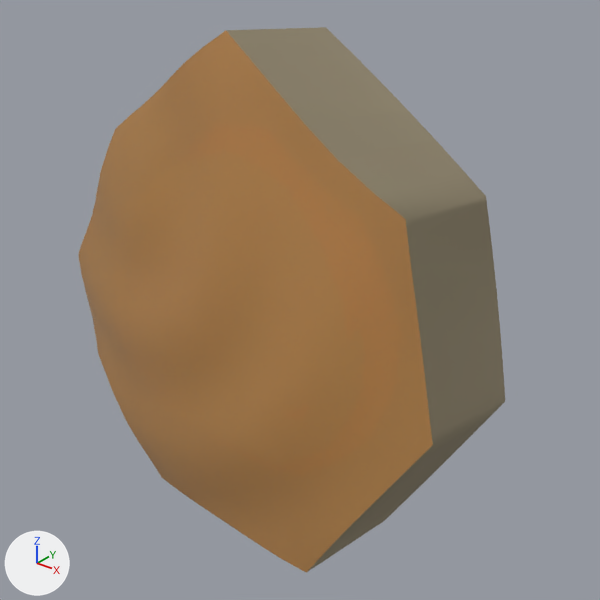
A saved change to the glTF model game/public/assets/models/corealm/minerals/corealm_item_fire_opal.glb.
Before and after are seen from a 50 mm camera at (0.287, -0.327, 0.354) aimed at (0.017, 0.011, 0.144). The lights are fixed; the arrows at lower left show +X, +Y and +Z. The older version comes first. Vertices at exactly the same position are counted once.

Names of what the first picture shows: 'corealm_item_fire_opal'.
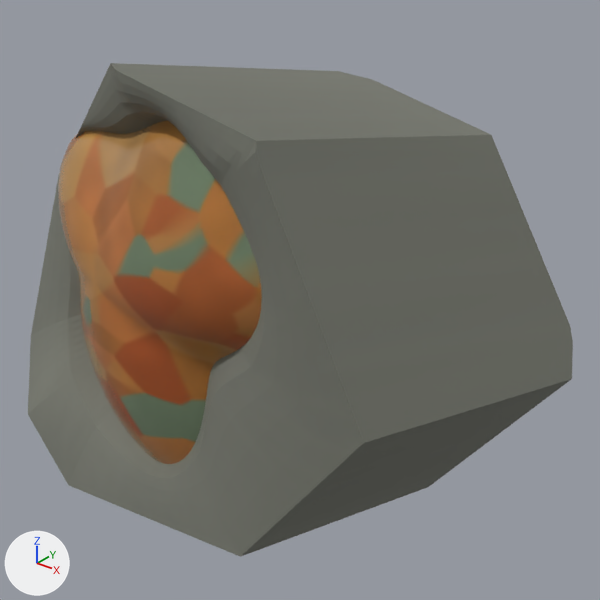
The change, as a diff of the scene's bpy script:
```diff
--- a/game/public/assets/models/corealm/minerals/corealm_item_fire_opal.glb.py
+++ b/game/public/assets/models/corealm/minerals/corealm_item_fire_opal.glb.py
@@ img_opal_warm_colour_domains @@
+img_opal_warm_colour_domains = load_image('opal warm colour domains', '_unpacked/opal_warm_colour_domains', 256, 256, 'sRGB')
@@ mat_corealm_opal_dielectric @@
 mat_corealm_opal_dielectric = bpy.data.materials.new('Corealm opal dielectric')
-# nodes: BsdfPrincipled, Math x2, NormalMap, OutputMaterial, SeparateColor, TexImage x2, VertexColor
+# nodes: BsdfPrincipled, Math x2, Mix, NormalMap, OutputMaterial, SeparateColor, TexImage x3, UVMap, VertexColor
 # uses the picture img_opal_fracture_roughness
 # uses the picture img_opal_growth_striations
+# uses the picture img_opal_warm_colour_domains
@@ mat_corealm_weathered_strata @@
+mat_corealm_weathered_strata = bpy.data.materials.new('Corealm weathered strata')
+mat_corealm_weathered_strata.use_nodes = True; mat_corealm_weathered_strata.node_tree.nodes.clear()
+_N = mat_corealm_weathered_strata.node_tree.nodes; _L = mat_corealm_weathered_strata.node_tree.links
+n0 = _N.new('ShaderNodeBsdfPrincipled'); n0.name = 'Principled BSDF'
+n0.inputs[2].default_value = 0.94  # 'Roughness'
+n1 = _N.new('ShaderNodeOutputMaterial'); n1.name = 'Material Output'
+n2 = _N.new('ShaderNodeVertexColor'); n2.name = 'Color Attribute'
+_L.new(n0.outputs[0], n1.inputs[0])  # 'BSDF' to 'Surface'
+_L.new(n2.outputs[0], n0.inputs[0])  # 'Color' to 'Base Color'
@@ me_corealm_item_fire_opal @@
 # used by ob_corealm_item_fire_opal; location = (0.0, 0.0, 0.0)
-me_corealm_item_fire_opal.from_pydata(...)  # 6508 vertices, 12996 faces; spans x -0.145..0.145, y -0.055..0.055, z 0.0..0.296
-me_corealm_item_fire_opal.materials.append(mat_corealm_opal_weathered_cortex)
+me_corealm_item_fire_opal.from_pydata(...)  # 4022 vertices, 8040 faces; spans x -0.174..0.174, y -0.102..0.102, z 0.0..0.278
+# me_corealm_item_fire_opal part 1: the loose piece of 614 vertices spanning x -0.145..0.145, y -0.055..0.055, z 0.0..0.296 is rebuilt with 4022 vertices and now spans x -0.174..0.174, y -0.102..0.102, z 0.0..0.278
+# other edits to the shape of me_corealm_item_fire_opal do not show in these pictures
 me_corealm_item_fire_opal.materials.append(mat_corealm_opal_dielectric)
-me_corealm_item_fire_opal.materials.append(mat_corealm_opal_internal_cloud)
-me_corealm_item_fire_opal.materials.append(mat_corealm_opal_internal_film)
+me_corealm_item_fire_opal.materials.append(mat_corealm_weathered_strata)
```

Where the change shows, as pixel boxes [x1, y1, x2, y2] in the pictures (600 x 600 px):
'corealm_item_fire_opal', surface changed, reshaped (28% wider, 10% shorter)
    before: [78, 27, 505, 573]
    after: [28, 63, 573, 557]
